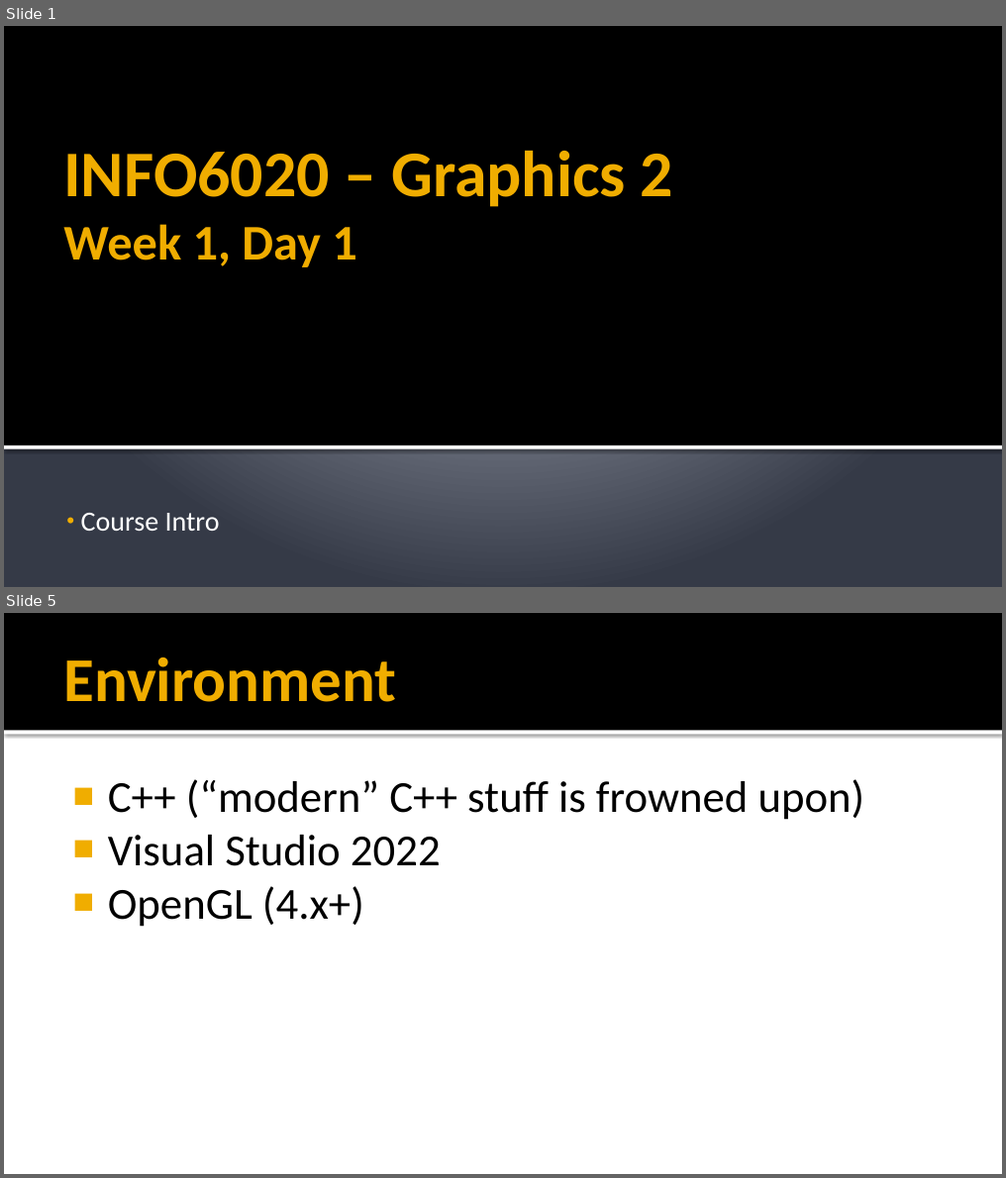
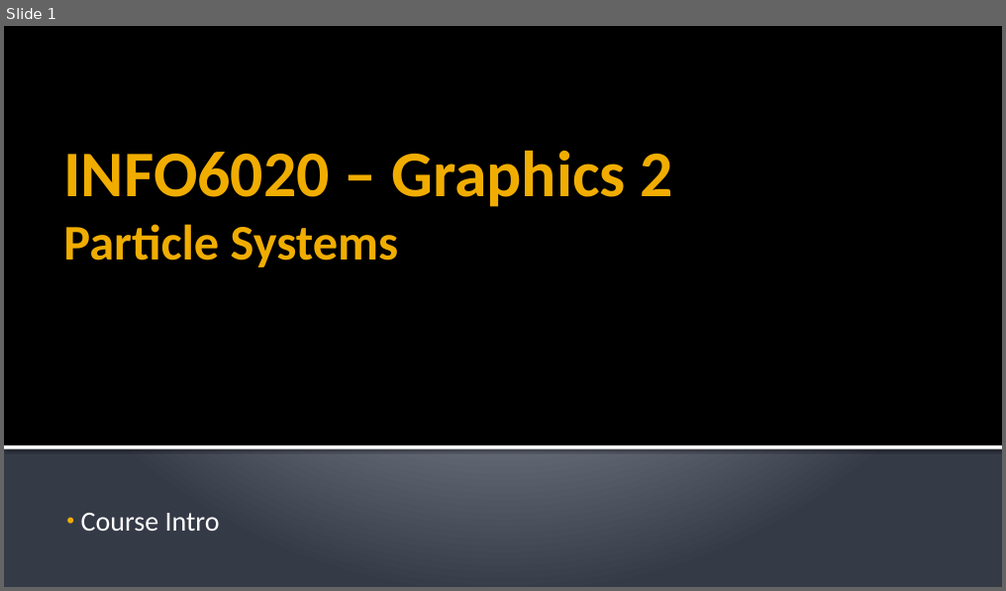
Before and after one commit to FeeneyCodes/GDP202324, a slide deck: 6020_Graph_2/D2D/W01/Week_01/Particle_Systems.pptx. Shown one above the other, each under a label of ours: slides 1 and 5 before the commit, slide 1 after it; the slides between them are not shown. The pictures are 1006x1178 and 1006x591 pixels, drawn with LibreOffice and Linux fonts; fonts in the diff are those of the drawing. Boxes give left, top, right and bottom in pixels: in the first picture for what was removed or moved away, otherwise in the second. Text is boxed around its words. In the diff, an @@ line names an element or a change of style, - is before the commit and + after.

```diff
--- a/6020_Graph_2/D2D/W01/Week_01/Particle_Systems.pptx
+++ b/6020_Graph_2/D2D/W01/Week_01/Particle_Systems.pptx
@@ slide 5 removed at [4, 613, 1002, 1174], background #FFFFFF @@
@@ rectangle removed at [4, 613, 1002, 731] @@
@@ title removed at [63, 657, 396, 702] @@
-Environment
@@ rectangle removed at [4, 731, 1002, 735] @@
@@ text removed at [108, 779, 865, 927] @@
-■ C++ (“modern” C++ stuff is frowned upon)
-■ Visual Studio 2022
-■ OpenGL (4.x+)
@@ slide 1 changed as well @@
@@ title at [63, 150, 673, 268]: text changed @@
-INFO6020 – Graphics 2
-Week 1, Day 1
+INFO6020 – Graphics 2
+Particle Systems
```
Also in this commit, not shown: 2 slides added, 5 other slides removed, 17 other files.
